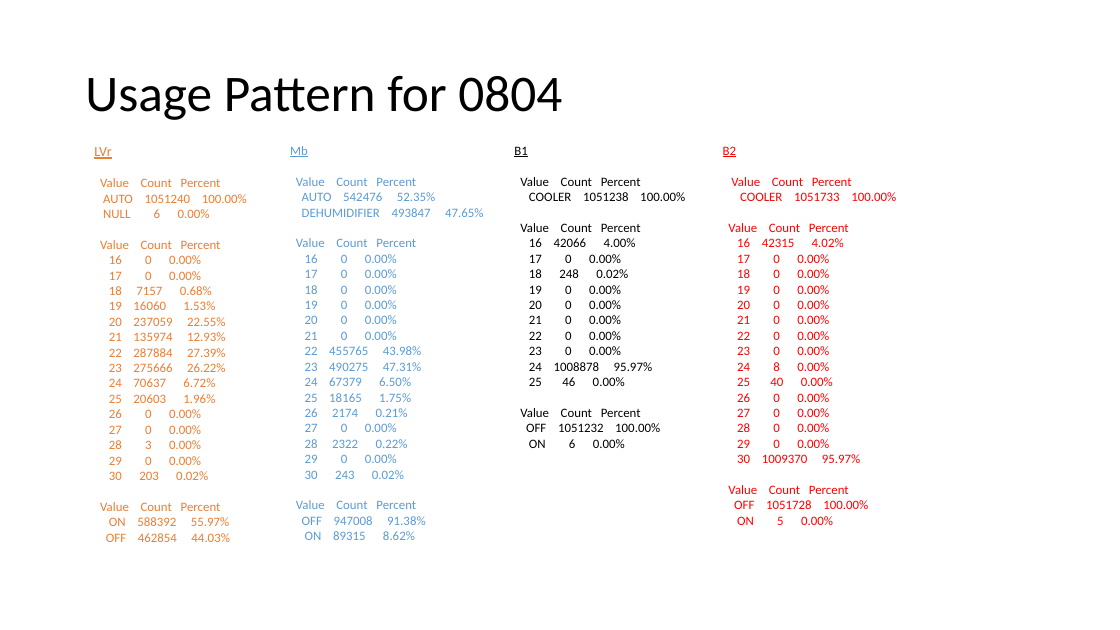
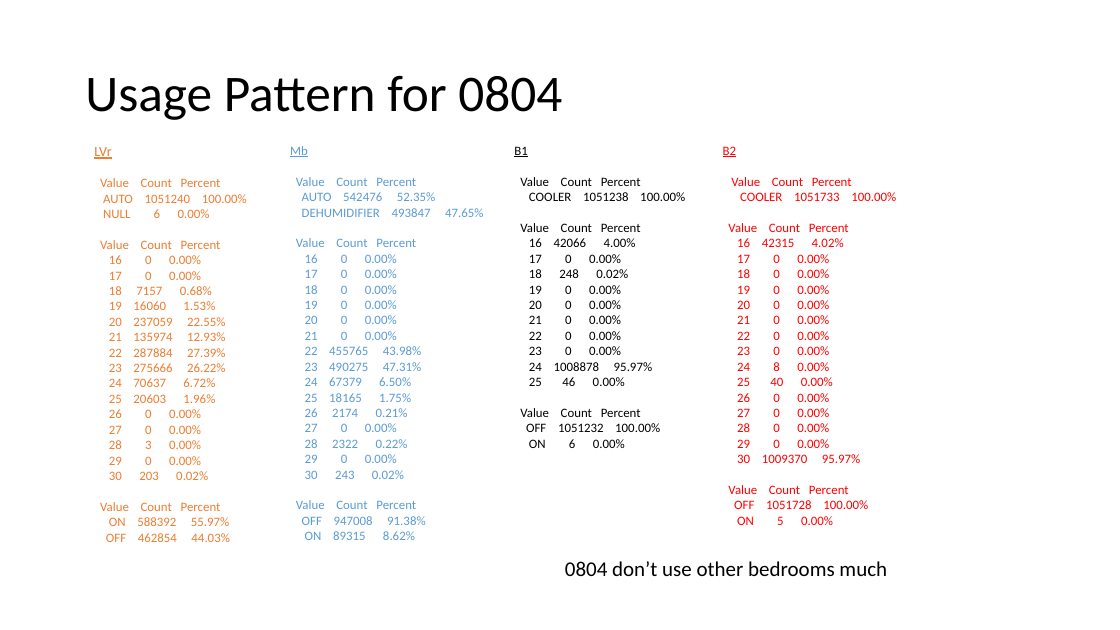
Before and after one commit to dragonheat123/mutli_split, a slide deck: slide 3 of 10 mins Prediction on 2016ACdata using LSTM-RNN.pptx. Drawn at 1120x630 pixels with LibreOffice and Linux fonts; fonts in the diff are those of the drawing. Boxes give left, top, right and bottom in pixels: in the first picture for what was removed or moved away, otherwise in the second. Text is boxed around its words. In the diff, an @@ line names an element or a change of style, - is before the commit and + after.

```diff
--- a/10 mins Prediction on 2016ACdata using LSTM-RNN.pptx
+++ b/10 mins Prediction on 2016ACdata using LSTM-RNN.pptx
@@ text added at bbox=[565, 561, 887, 576], 18 pt, text #000000 @@
+0804 don’t use other bedrooms much
```
Also in this commit, not shown: 3 other slides changed, 4 slides added, 1 slide removed, 2 other files.
